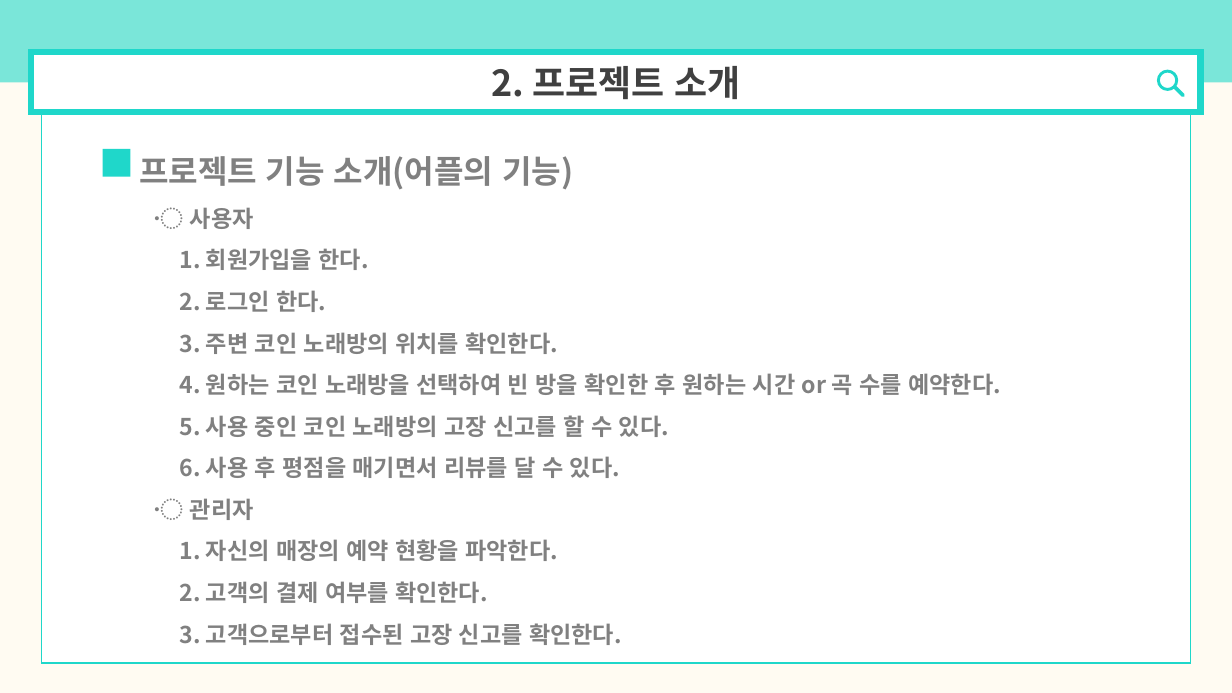
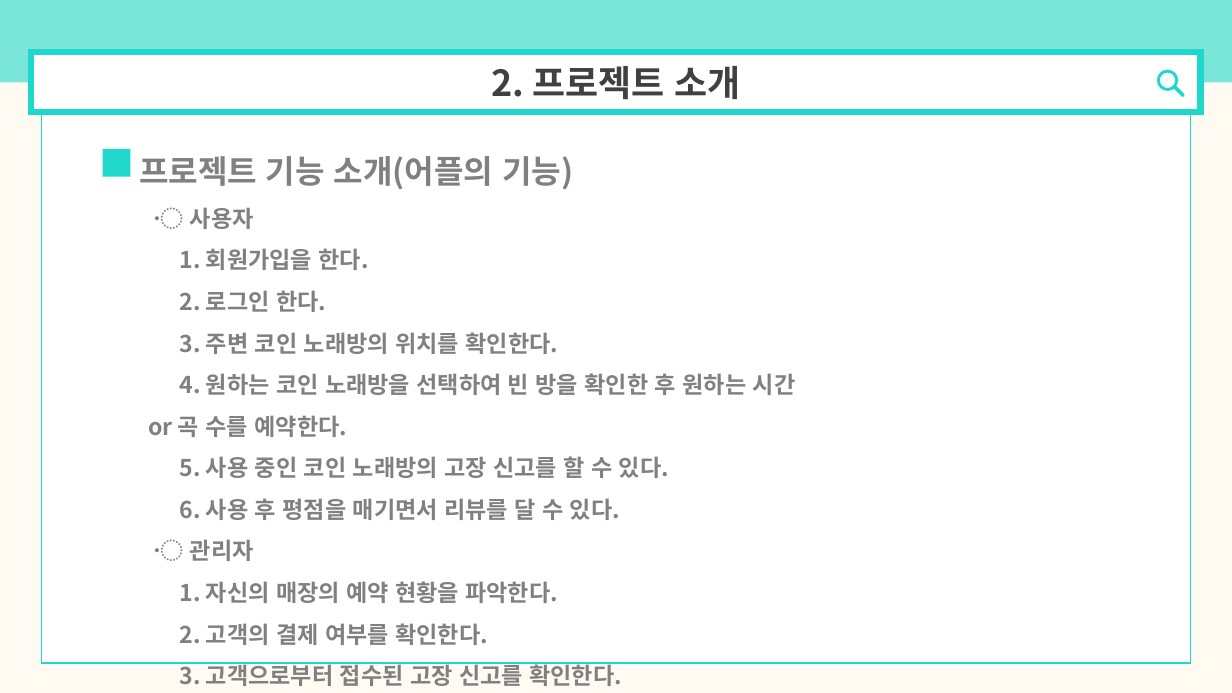
Before and after one commit to dasoopark/Coin-Karaoke-Room-Reservation-System, a slide deck: slide 5 of 제안서.pptx. Drawn at 1232x693 pixels with LibreOffice and Linux fonts; fonts in the diff are those of the drawing. Boxes give left, top, right and bottom in pixels: in the first picture for what was removed or moved away, otherwise in the second. Text is boxed around its words. In the diff, an @@ line names an element or a change of style, - is before the commit and + after.

```diff
--- a/제안서.pptx
+++ b/제안서.pptx
@@ text "〮 사용자" rewrapped from [148,207,1001,645] to [148,207,796,686] @@
```
Also in this commit, not shown: 5 other slides changed.
